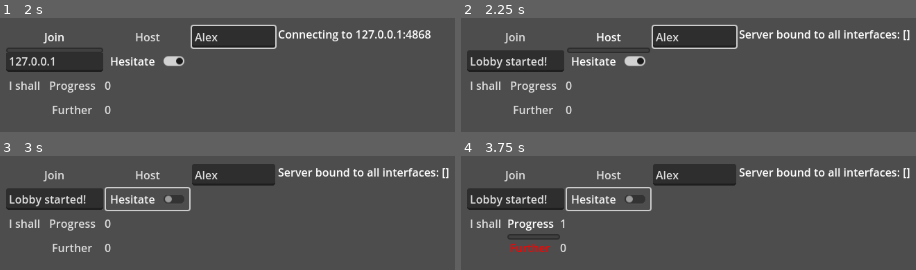
Above: before the commit, frames 1-4 (two rows, left to right).
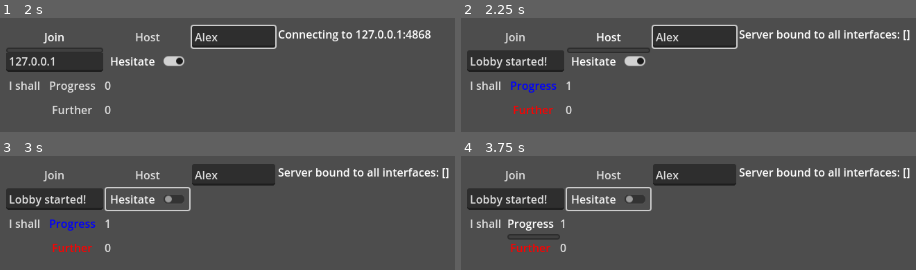
Above: after the commit, the same moments.

Repository: ramla/MultiDoggof
Game: Godot game, scene res://main.tscn
Two runs of this game, one before a commit and one after it. Both use one fixed random seed, a clock stepped at 60 frames per second and the inputs below.
Inputs (mouse positions are in pixels of both pictures, inside the frame that each line leads up to):
- Up to frame 1 (2 s): click (232, 37) at 0.52 s; type "Alex" at 0.6 s; click "Join" at 1.25 s
- Up to frame 2 (2.25 s): click "Host" at 2 s
- Up to frame 3 (3 s): click "Hesitate" at 2.75 s
- Up to frame 4 (3.75 s): click "Progress" at 3.5 s

Frame 1 is identical in both runs. In frame 2, 0.9% of the frame differs, in the area x 10-25%, y 55-85%; in frame 3, 0.9%; in frame 4, nothing differs.

Commit message:
spawning probably done

Diff:
--- a/admiral.gd
+++ b/admiral.gd
@@ -14,6 +14,7 @@
 var speed_input = 0
 var accel = 0
 var click_position = Vector2.ZERO
+var spawn = Vector2.ZERO
 #TODO make visible duration timer
 
 
@@ -22,6 +23,10 @@
 	click_position = Vector2(position.x, position.y)
 
 func _physics_process(delta):
+	if is_multiplayer_authority():
+		do_moves(delta)
+
+func do_moves(delta):
 	if Input.is_action_pressed("move_click"):
 		click_position = get_global_mouse_position()
 
@@ -50,11 +55,13 @@
 			$Recon/Area.disabled = true
 
 func get_input():
-	speed_input = Input.get_axis("down", "up")
-	return speed_input
+	if is_multiplayer_authority():
+		speed_input = Input.get_axis("down", "up")
+		return speed_input
 
 func get_speed(delta):
-	speed_input = get_input()
+	if is_multiplayer_authority():
+			speed_input = get_input()
 	if speed_input == 0:
 		return(speed)
 	else:
@@ -65,6 +72,18 @@
 
 	speed = clamp(speed, 0, MAX_SPEED)
 	return(speed)
+
+func init(id, playername, team, admiral_settings):
+	set_multiplayer_authority(id)
+	print(#multiplayer.get_unique_id(),
+	" created Admiral ", playername, " instance for authority ", id)
+	if team == -1:
+		spawn = admiral_settings["spawn_east"] + Vector2(0,randf_range(-100,100))
+	else:
+		spawn = admiral_settings["spawn_west"] + Vector2(0,randf_range(-100,100))
+	global_position = spawn
+	print(position, is_multiplayer_authority())
+	pass
 
 func _on_damage(attack):
 	pass
--- a/admiral.tscn
+++ b/admiral.tscn
@@ -24,3 +24,5 @@
 [node name="ViewDistance" parent="." instance=ExtResource("3_pav7m")]
 
 [node name="Recon" parent="." instance=ExtResource("4_rlpmn")]
+
+[node name="MultiplayerSynchronizer" type="MultiplayerSynchronizer" parent="."]
--- a/game.gd
+++ b/game.gd
@@ -2,11 +2,13 @@
 
 signal game_over
 
-var t1_admirals = {}
-var t2_admirals = {}
-
+var admirals = {}
+var t1_color
+var t2_color
+var game_settings
 var admiral_scene = preload("res://admiral.tscn")
-var admiral_entity = admiral_scene.instantiate()
+var local_id
+var hosting
 
 #TODO:
 #var pre_round_timer jtnjtn
@@ -14,6 +16,8 @@
 #var post_round_timer
 
 func _ready():
+	self.local_id = get_tree().get_multiplayer().get_unique_id()
+	self.hosting = get_tree().get_multiplayer().is_server()
 	#TODO:
 	# connect successful attack
 	# connect successful recon
@@ -22,27 +26,31 @@
 func _process(delta):
 	pass
 
-func reset(game_settings,admirals):
-	for t1_admirals in $Team1.get_children():
-		$Team1.remove_child(admiral_entity)
-	for t2_admirals in $Team2.get_children():
-		$Team2.remove_child(admiral_entity)
+func reset(new_game_settings,new_admirals,local_team):
+	for n in $Admirals.get_children():
+		$Admirals.remove_child(n)
+	game_settings = new_game_settings
+	if local_team == -1:
+		t1_color = game_settings["blue"]
+		t2_color = game_settings["red"]
+	else:
+		t1_color = game_settings["red"]
+		t2_color = game_settings["blue"]
 
-	team_up_new(admirals)
-		#$Team1.add_child(admiral_entity)
-		#$Team2.add_child(admiral_entity)
+	spawn(new_admirals)
 	$HUD.show()
+	return
 
-func team_up_new(admirals):
-	t1_admirals = {}
-	t2_admirals = {}
-	for id in admirals:
-		var admiral = admirals[id]
-		if admiral["team"] == -1:
-			t1_admirals[id] = admiral
-		if admiral["team"] == 1:
-			t2_admirals[id] = admiral
-		#TODO: if no team kick or spectate (game setting)
+func spawn(new_admirals):
+	for id in new_admirals:
+		var admiral = new_admirals[id]
+		var admiral_instance = admiral_scene.instantiate()
+		#TODO: if no team, kick or spectate (game setting)
+		admiral_instance.init(id, admiral["playername"], admiral["team"], game_settings["admiral"])
+		$Admirals.add_child(admiral_instance)
+		admirals[id] = admiral_instance
+	return
+
 
 func _on_successful_attack(attack):
 	pass
--- a/game.tscn
+++ b/game.tscn
@@ -8,11 +8,10 @@
 
 [node name="Level" parent="." instance=ExtResource("2_76n7g")]
 
-[node name="Team1" type="Node2D" parent="."]
-
-[node name="Team2" type="Node2D" parent="."]
+[node name="Admirals" type="Node2D" parent="."]
 
 [node name="HUD" type="CanvasLayer" parent="."]
 visible = false
 
 [node name="MultiplayerSpawner" type="MultiplayerSpawner" parent="."]
+spawn_path = NodePath("../Admirals")
--- a/main.gd
+++ b/main.gd
@@ -14,6 +14,8 @@
 var local_ready = false
 var local_team = 0
 
+var playerbase = {}
+
 var ticktimer: Timer = Timer.new()
 var tick: int = -1
 
@@ -21,7 +23,7 @@
 var port = game_settings["port"]
 var default_team = 0
 var hosting = false
-var playerbase = {}
+var launched = false
 var all_ready = false
 var all_in_team = false
 var team1_count = 0
@@ -39,7 +41,7 @@
 	multiplayer.connection_failed.connect(_on_connection_failed)
 	multiplayer.connected_to_server.connect(_on_connected_to_server)
 	multiplayer.server_disconnected.connect(_on_server_disconnected)
-
+	multiplayer.multiplayer_peer = peer
 	$Game.hide()
 	#TODO:connect game_over _on_game_over
 	ticktimer.connect("timeout", _on_tick)
@@ -63,21 +65,25 @@
 	$Menu/GridContainer2/GridContainer2/PlayerCount1.text = str(team1_count)
 	$Menu/GridContainer2/GridContainer2/PlayerCount2.text = str(team2_count)
 	if local_team == -1:
-		$Menu/GridContainer2/GridContainer2/ProgressButton["theme_override_colors/font_color"] = Color(0,0,1,1)
-		$Menu/GridContainer2/GridContainer2/FurtherButton["theme_override_colors/font_color"] = Color(1,0,0,1)
+		$Menu/GridContainer2/GridContainer2/ProgressButton["theme_override_colors/font_color"] = game_settings["blue"]
+		$Menu/GridContainer2/GridContainer2/FurtherButton["theme_override_colors/font_color"] = game_settings["red"]
 	elif local_team == 1:
-		$Menu/GridContainer2/GridContainer2/ProgressButton["theme_override_colors/font_color"] = Color(1,0,0,1)
-		$Menu/GridContainer2/GridContainer2/FurtherButton["theme_override_colors/font_color"] = Color(0,0,1,1)
+		$Menu/GridContainer2/GridContainer2/ProgressButton["theme_override_colors/font_color"] = game_settings["red"]
+		$Menu/GridContainer2/GridContainer2/FurtherButton["theme_override_colors/font_color"] = game_settings["blue"]
 	else:
 		all_in_team = false
-	if all_ready && all_in_team && team1_count >= 1 && team2_count >= 1:
+	if !launched && all_ready && all_in_team && team1_count >= 1 && team2_count >= 1:
 		launch(game_settings, playerbase)
+		launched = true
 
 func _on_connection_failed():
 	print("Connection failed")
 	infobox.text = infobox.text + "\nConnection failed"
 
 func _on_connected_to_server():
+	if game_settings["quick_launch"]:
+		local_team = 1
+		local_ready = true
 	announce_player.rpc_id(1, local_id, local_osid, namebox.text, local_ready, local_team)
 	infobox.text += "\nJoined lobby"
 
@@ -86,6 +92,9 @@
 
 func _on_host_buttonpress():
 	if not hosting:
+		if game_settings["quick_launch"]:
+			local_ready = true
+			local_team = -1
 		add_child(serverinstance)
 		multiplayer.multiplayer_peer = peer
 		addressbox.text = "Lobby started!"
@@ -106,7 +115,6 @@
 		local_id = 0
 
 func _on_join_buttonpress():
-	print(hosting)
 	if addressbox.text == "":
 		infobox.text = "Address field empty"
 		return
@@ -129,7 +137,7 @@
 	print("Server IP: " + upnp.query_external_address())
 
 func launch(game_settings, playerbase):
-	$Game.reset(game_settings, playerbase)
+	$Game.reset(game_settings, playerbase, local_team)
 	$Menu.hide()
 	$Game.show()
 
@@ -140,6 +148,8 @@
 
 @rpc("any_peer")
 func announce_player(multi_id, os_id, playername, is_ready: bool = false, team: int = get_team_least_players()):
+	if game_settings["quick_launch"]:
+		is_ready = true
 	if playername == "":
 		playername = "Landcuck " + str(multi_id)
 	update_player(multi_id,os_id,playername.left(16),is_ready,team)
@@ -178,7 +188,7 @@
 	pass
 
 func get_team_least_players():
-	var teamdelta = 1
+	var teamdelta = 0
 	for id in playerbase:
 		var player = playerbase[id]
 		teamdelta += player["team"]
@@ -192,8 +202,8 @@
 
 func _on_tick():
 	tick += 1
-	print("tick ", tick)
-	printraw(": lobbyists @ ", local_id, ": ", playerbase)
+	#print("tick ", tick)
+	#print(": lobbyists @ ", local_id, ": ", playerbase)
 
 func _on_ready_button_toggled(toggle_position):
 	local_ready = !toggle_position
--- a/overseer.gd
+++ b/overseer.gd
@@ -4,12 +4,17 @@
 
 #TODO: lataa tiedostosta
 var game_settings = {
+	"quick_launch" = true, #to quickly launch a game from two instances
 	"pre_round_length" = 5,
 	"round_length" = 15,
 	"post_round_length" = 5,
 	"game_mode" = 0,
-	"spawn_east" = Vector2(640,320),
-	"spawn_west" = Vector2(450,320),
 	"port" = 4868, #Total amount of warships and auxiliary military ships lost during WW2 by Australia, Canada, France, Free France, Germany, Greece, Italy, Empire of Japan, Netherlands, Norway, Soviet Union, United Kingdom, United States, Poland. Source: I made it the fuck up (aka Wikipedia)
-	"max_clients" = 12
+	"max_clients" = 12,
+	"red" = Color(1,0,0,1),
+	"blue" = Color(0,0,1,1),
+		"admiral" = {
+			"spawn_east" = Vector2(640,320),
+			"spawn_west" = Vector2(450,320),
+		}
 	}
Not shown, changed: README.md
